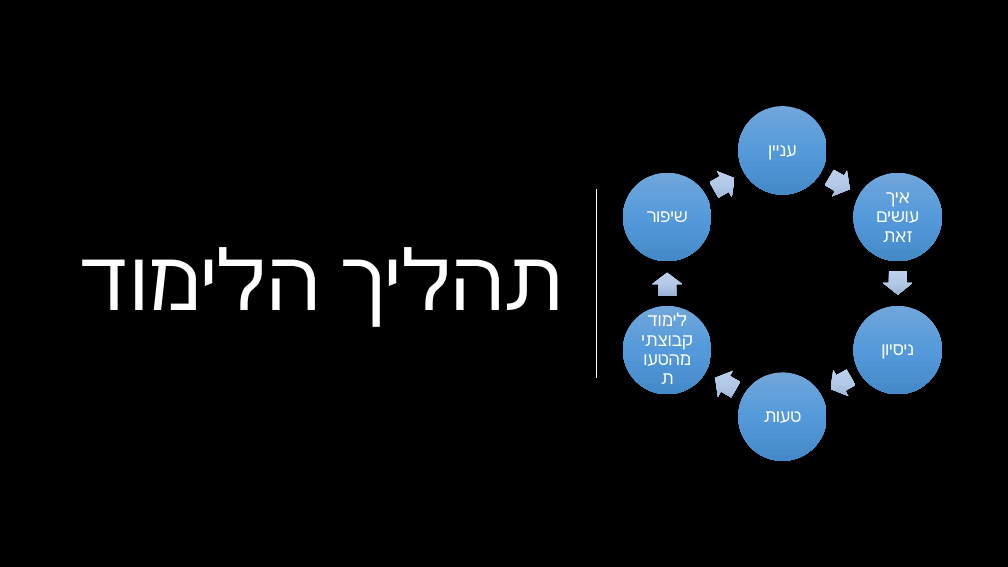
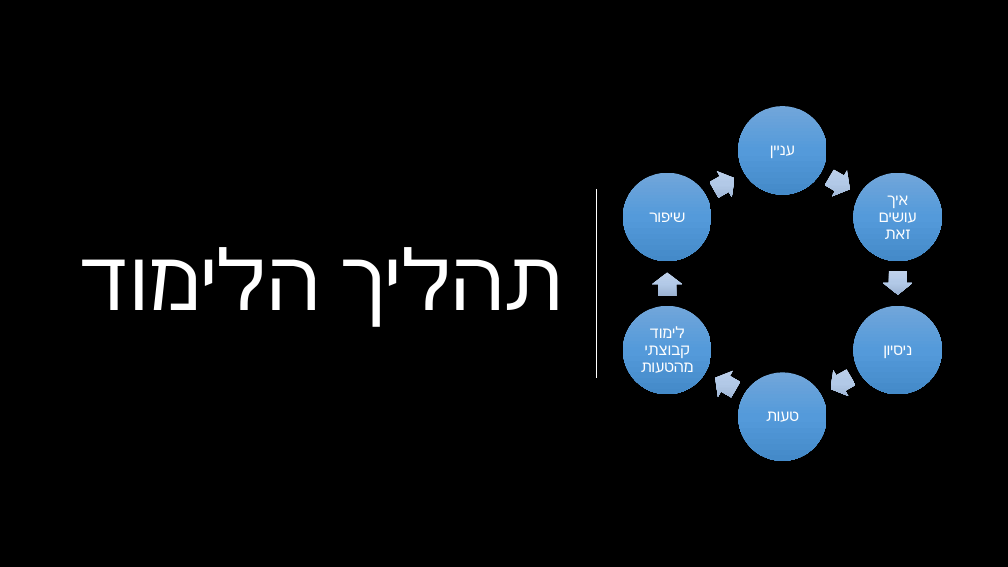
Before and after one commit to talyaron/FullStack_March-2024, a slide deck: slide 7 of 00-Intro/Course methodology.pptx. Drawn at 1008x567 pixels with LibreOffice and Linux fonts; fonts in the diff are those of the drawing. Boxes give left, top, right and bottom in pixels: in the first picture for what was removed or moved away, otherwise in the second. Text is boxed around its words. In the diff, an @@ line names an element or a change of style, - is before the commit and + after.

```diff
--- a/00-Intro/Course methodology.pptx
+++ b/00-Intro/Course methodology.pptx
@@ size 17 to 15 pt, font Calibri to DejaVu Sans in 6 elements at [770,145,795,158], [879,195,917,239], [884,345,912,358], [766,411,799,422], [641,326,694,373], [649,212,685,222] @@
```
Also in this commit, not shown: 13 other slides changed, 3 slides added.
